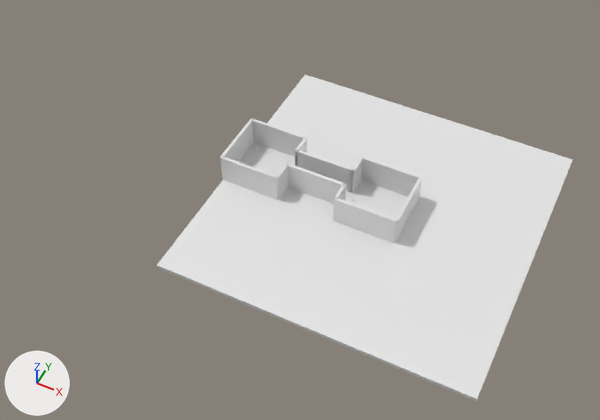
Two versions of the Blender file Resources/level/level.blend, one commit apart.
Before and after are seen from a camera (50 mm lens) standing at (114.0, -337.0, 393.0) and looking at (-45.0, -18.0, -5.0). Arrows for +X, +Y and +Z are at lower left; the lights stay in place.
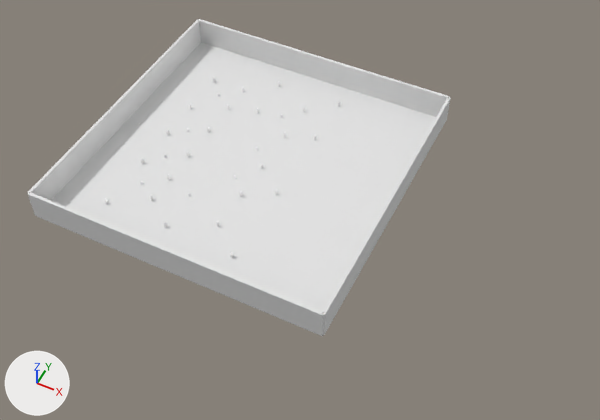
What changed in the scene script:
```text
Change me_cube_006:
    used by ob_cube_002; location = (0.0, 20.0, 10.0); scale = (20.0, 1.0, 10.0)
    remove me_cube_006.from_pydata(...)  # 8 vertices, 6 faces; spans x -1.0..1.0, y -1.0..1.0, z -1.0..1.0
    remove me_cube_006.materials.append(mat_material_006)  # white #e7e7e7
    add me_cube_006.from_pydata(...)  # 44 vertices, 84 faces; spans x -0.39..0.39, y 0.14..4.5, z -1.0..1.0
    me_cube_006 part 2: the whole mesh is rebuilt
    add me_cube_006.materials.append(mat_material_002)  # picture img_playertex_png_003
Change me_cube_015:
    used by ob_cube_015; location = (-20.0, -13.0, 10.0); scale = (1.0, 7.0, 10.0)
    remove me_cube_015.from_pydata(...)  # 8 vertices, 6 faces; spans x -1.0..1.0, y -1.0..1.0, z -1.0..1.0
    remove me_cube_015.materials.append(mat_material_015)  # white #e7e7e7
    add me_cube_015.from_pydata(...)  # 44 vertices, 84 faces; spans x -0.39..0.39, y 0.14..4.5, z -1.0..1.0
    me_cube_015 part 6: the whole mesh is rebuilt
    add me_cube_015.materials.append(mat_material_017)  # picture img_playertex_png_017
Change me_cube_026:
    used by ob_cube_001; location = (-20.0, 13.0, 10.0); scale = (1.0, 7.0, 10.0)
    remove me_cube_026.from_pydata(...)  # 8 vertices, 6 faces; spans x -1.0..1.0, y -1.0..1.0, z -1.0..1.0
    remove me_cube_026.materials.append(mat_material_003)  # white #e7e7e7
    add me_cube_026.from_pydata(...)  # 44 vertices, 84 faces; spans x -0.39..0.39, y 0.14..4.5, z -1.0..1.0
    me_cube_026 part 1: the whole mesh is rebuilt
    add me_cube_026.materials.append(mat_material_001)  # picture img_playertex_png_001
Change me_cube_032:
    used by ob_cube_009; location = (-80.0, 20.0, 10.0); scale = (20.0, 1.0, 10.0)
    remove me_cube_032.from_pydata(...)  # 8 vertices, 6 faces; spans x -1.0..1.0, y -1.0..1.0, z -1.0..1.0
    remove me_cube_032.materials.append(mat_material_032)  # white #e7e7e7
    add me_cube_032.from_pydata(...)  # 44 vertices, 84 faces; spans x -0.39..0.39, y 0.14..4.5, z -1.0..1.0
    me_cube_032 part 3: the whole mesh is rebuilt
    add me_cube_032.materials.append(mat_material_011)  # picture img_playertex_png_013
Change me_cube_033:
    used by ob_cube_010; location = (-60.0, -13.0, 10.0); scale = (1.0, 7.0, 10.0)
    remove me_cube_033.from_pydata(...)  # 8 vertices, 6 faces; spans x -1.0..1.0, y -1.0..1.0, z -1.0..1.0
    remove me_cube_033.materials.append(mat_material_033)  # white #e7e7e7
    add me_cube_033.from_pydata(...)  # 44 vertices, 84 faces; spans x -0.39..0.39, y 0.14..4.5, z -1.0..1.0
    me_cube_033 part 4: the whole mesh is rebuilt
    add me_cube_033.materials.append(mat_material_012)  # picture img_playertex_png_014
Change me_cube_034:
    used by ob_cube_011; location = (-60.0, 13.0, 10.0); scale = (1.0, 7.0, 10.0)
    remove me_cube_034.from_pydata(...)  # 8 vertices, 6 faces; spans x -1.0..1.0, y -1.0..1.0, z -1.0..1.0
    remove me_cube_034.materials.append(mat_material_034)  # white #e7e7e7
    add me_cube_034.from_pydata(...)  # 44 vertices, 84 faces; spans x -0.39..0.39, y 0.14..4.5, z -1.0..1.0
    me_cube_034 part 5: the whole mesh is rebuilt
    add me_cube_034.materials.append(mat_material_013)  # picture img_playertex_png_015
Remove ob_cube:
    ob_cube = bpy.data.objects.new('Cube', me_cube)
Change ob_cube_002:
    ob_cube_002.scale: (20.0, 1.0, 10.0) -> (1.0, 1.0, 1.0)
    ob_cube_002.location: (0.0, 20.0, 10.0) -> (-82.7, -57.0, 0.0)
    ob_cube_002.rotation_euler: (0.0, 0.0, 0.0) -> (1.571, 0.0, 0.0)  # degrees (0, 0, 0) -> degrees (90, 0, 0)
Change ob_cube_014:
    ob_cube_014.location: (20.0, 0.0, 10.0) -> (10.0, 0.0, 10.0)
    ob_cube_014.scale: (1.0, 20.0, 10.0) -> (1.0, 100.0, 10.0)
Change ob_cube_015:
    ob_cube_015.location: (-20.0, -13.0, 10.0) -> (-131.6, 62.2, 0.0)
Change ob_cube_025:
    ob_cube_025.location: (0.0, 0.0, -1.0) -> (-90.0, 0.0, -1.0)
Change ob_cube_004:
    ob_cube_004.location: (-40.0, 7.0, 10.0) -> (-90.0, 100.0, 10.0)
    ob_cube_004.scale: (20.0, 1.0, 10.0) -> (100.0, 1.0, 10.0)
Change ob_cube_005:
    ob_cube_005.location: (-40.0, -7.0, 10.0) -> (-90.0, -100.0, 10.0)
    ob_cube_005.scale: (20.0, 1.0, 10.0) -> (100.0, 1.0, 10.0)
Change ob_cube_010:
    ob_cube_010.scale: (1.0, 7.0, 10.0) -> (1.0, 1.0, 1.0)
    ob_cube_010.location: (-60.0, -13.0, 10.0) -> (-131.6, -57.0, 0.0)
Change ob_cube_011:
    ob_cube_011.location: (-60.0, 13.0, 10.0) -> (-131.6, 14.4, 0.0)
Change ob_cube_012:
    ob_cube_012.location: (-100.0, 0.0, 10.0) -> (-190.0, 0.0, 10.0)
    ob_cube_012.scale: (1.0, 20.0, 10.0) -> (1.0, 100.0, 10.0)
```

Changed parts and their boxes [x1, y1, x2, y2] in the pictures (600 x 420 px):
'Cube.025', moved: before [157, 75, 573, 401]; after [39, 42, 436, 336]
'Cube.005', moved, rescaled (419% wider, 251% taller): before [287, 164, 343, 204]; after [28, 193, 323, 336]
'Cube.004', moved, rescaled (334% wider, 130% taller): before [296, 150, 353, 192]; after [199, 19, 450, 117]
'Cube.012', moved, rescaled (400% wider, 203% taller): before [220, 119, 254, 178]; after [27, 19, 201, 200]
'Cube.014', moved, rescaled (348% wider, 262% taller): before [394, 177, 422, 242]; after [322, 97, 451, 335]
'Cube', deleted: before [334, 198, 397, 243]
'Cube.002', reshaped, moved, turned, rescaled: before [361, 156, 421, 197]; after [216, 221, 219, 227]
'Cube.010', reshaped, moved, rescaled: before [277, 163, 289, 199]; after [150, 195, 153, 201]
'Cube.015', reshaped, moved (not visible afterwards): before [333, 183, 347, 220]
'Cube.011', reshaped, moved (not visible afterwards): before [295, 137, 307, 166]
part 1 of me_cube_026, built on: before [351, 157, 363, 193]; after [240, 191, 242, 197]
part 3 of me_cube_032, built on: before [252, 118, 306, 157]; after [167, 174, 170, 180]
'Cube.008', unchanged, covered by the edit: before [221, 157, 278, 200]; after [187, 151, 190, 157]
